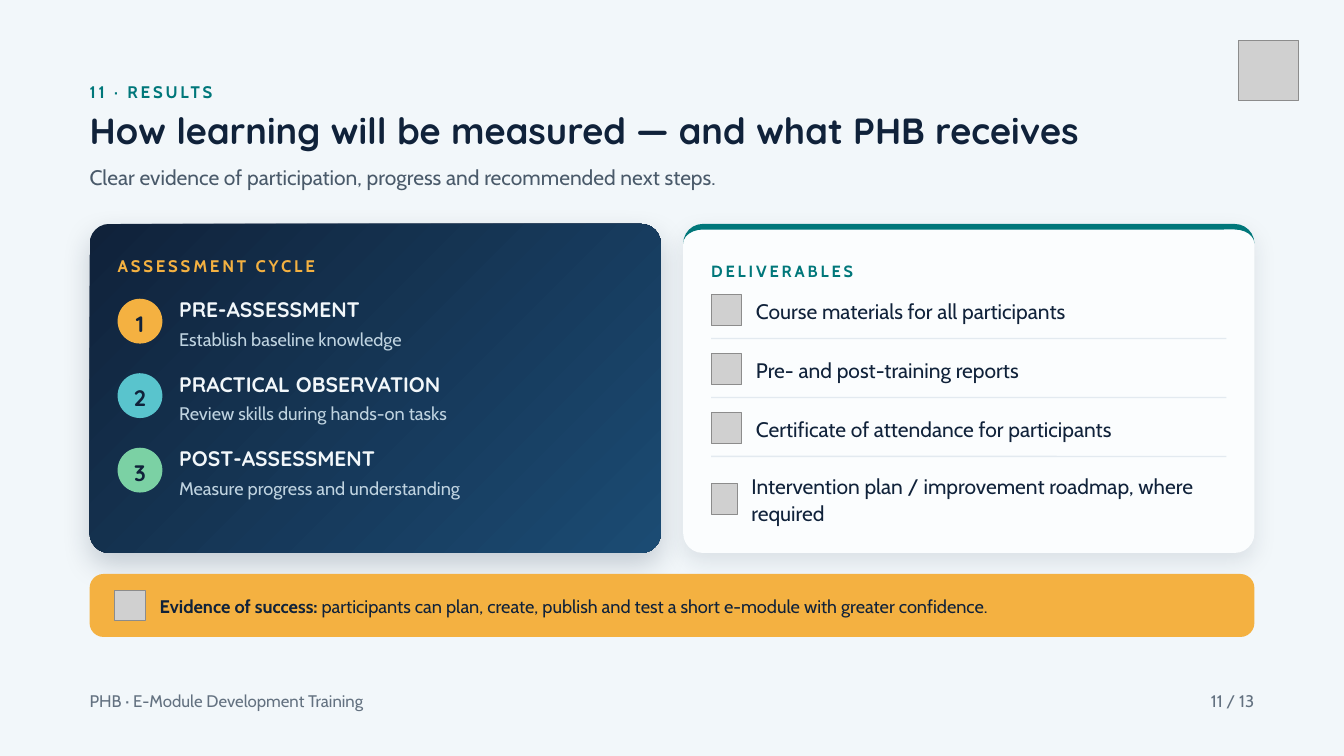
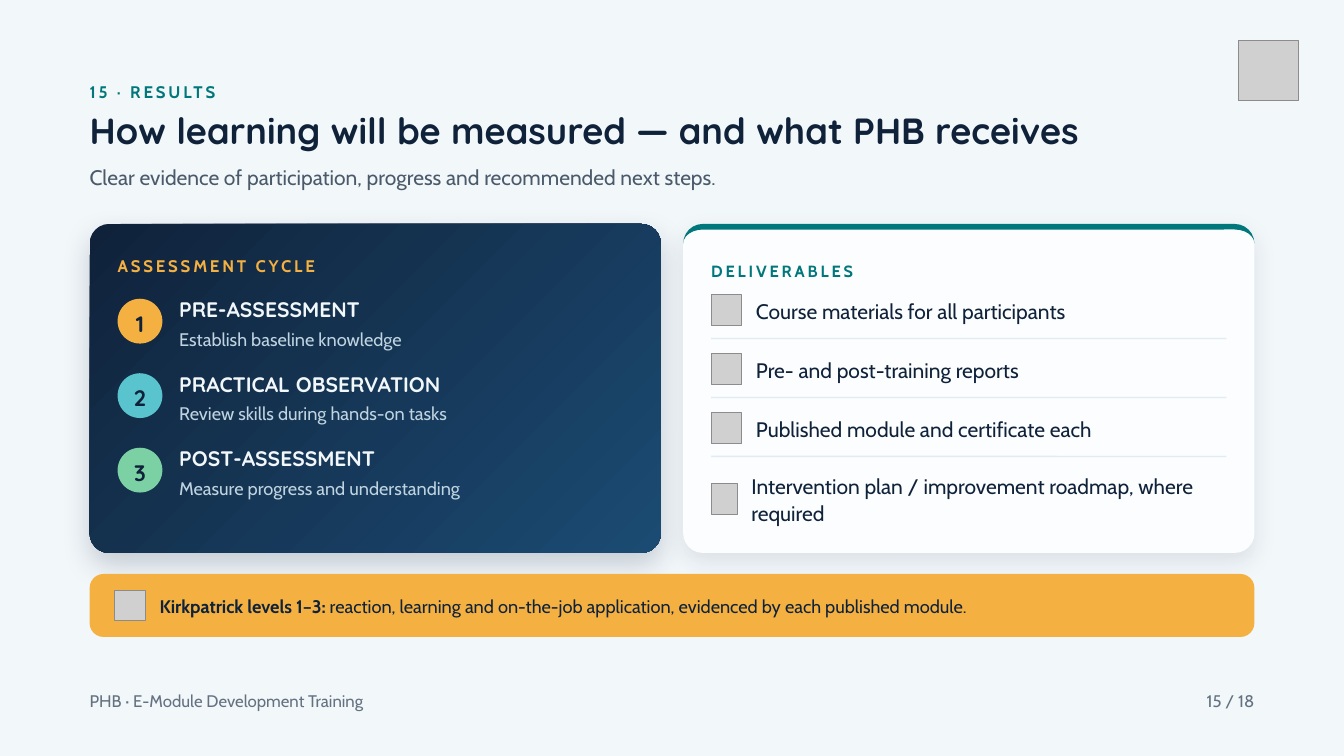
Before and after one commit to muntada8/lms-demo, a slide deck: slide 15 of PHB_E-Module_Development_Training_v2.pptx (slide 11 before the commit). Drawn at 1344x756 pixels with LibreOffice and Linux fonts; fonts in the diff are those of the drawing; grey boxes stand for pictures. Boxes give left, top, right and bottom in pixels: in the first picture for what was removed or moved away, otherwise in the second. Text is boxed around its words. In the diff, an @@ line names an element or a change of style, - is before the commit and + after.

```diff
--- a/PHB_E-Module_Development_Training_v2.pptx
+++ b/PHB_E-Module_Development_Training_v2.pptx
@@ text at box(90, 79, 1290, 105): text changed @@
-11 · RESULTS
+15 · RESULTS
@@ text at box(756, 421, 1092, 438): text changed @@
-Certificate of attendance for participants
+Published module and certificate each
@@ text at box(160, 599, 967, 618): text changed @@
-Evidence of success: participants can plan, create, publish and test a short e-module with greater confidence.
+Kirkpatrick levels 1–3: reaction, learning and on-the-job application, evidenced by each published module.
@@ text at box(1207, 695, 1254, 707): text changed @@
-11 / 13
+15 / 18
```
Also in this commit, not shown: 10 other slides changed, 5 slides added.
